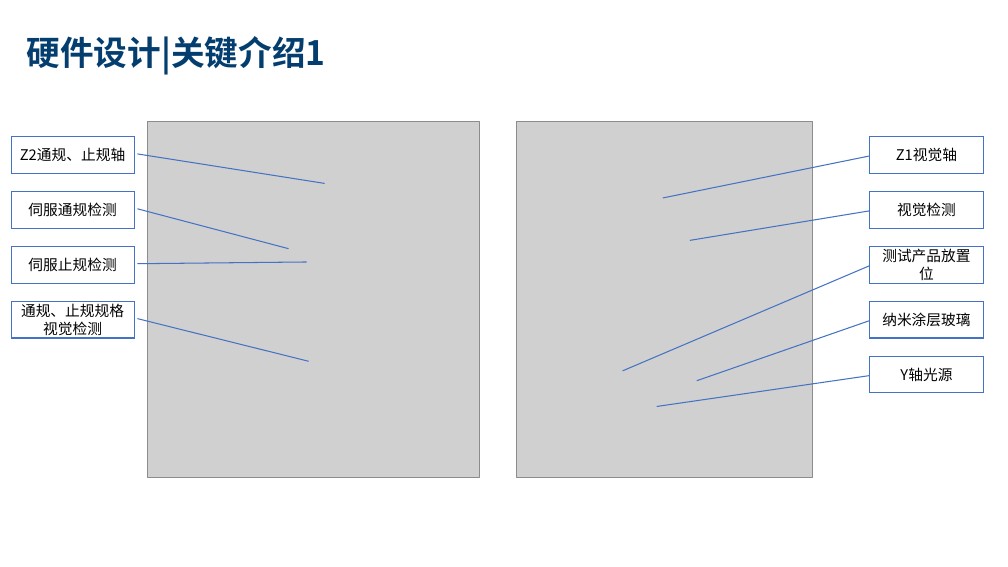
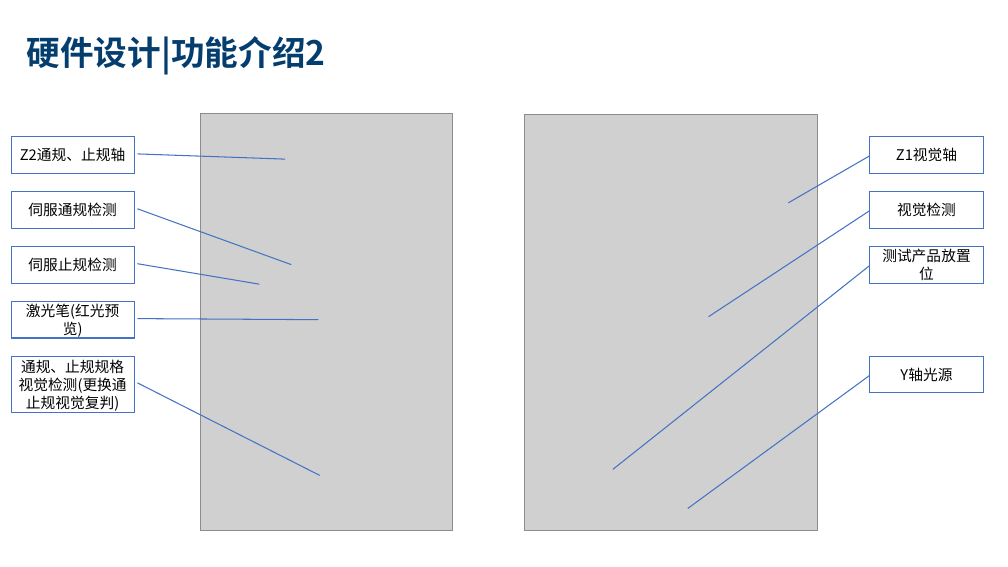
Before and after one commit to wanglvhh/Solution_2021, a slide deck: slide 10 of 2022/01/BOYD 大幅面散热板外观测量检测项目/BOYD-散热板外观检测解决方案 新版V1.0.0.1.pptx. Drawn at 1008x567 pixels with LibreOffice and Linux fonts; fonts in the diff are those of the drawing; grey boxes stand for pictures; background and template pictures are left out. Boxes give left, top, right and bottom in pixels: in the first picture for what was removed or moved away, otherwise in the second. Text is boxed around its words. In the diff, an @@ line names an element or a change of style, - is before the commit and + after.

Commit message:
Update BOYD 大幅面散热板外观测量检测项目

```diff
--- a/2022/01/BOYD 大幅面散热板外观测量检测项目/BOYD-散热板外观检测解决方案 新版V1.0.0.1.pptx
+++ b/2022/01/BOYD 大幅面散热板外观测量检测项目/BOYD-散热板外观检测解决方案 新版V1.0.0.1.pptx
@@ title at bbox=[27, 36, 326, 75]: text changed @@
-硬件设计|关键介绍1
+硬件设计|功能介绍2
@@ picture: place and size @@
-picture at bbox=[147, 122, 479, 478]
+picture at bbox=[201, 113, 453, 531]
@@ picture: place and size @@
-picture at bbox=[516, 122, 813, 478]
+picture at bbox=[525, 114, 818, 531]
@@ border callout "测试产品放置位" at bbox=[870, 247, 984, 283]: proportions changed @@
@@ border callout "激光笔(红光预览)" at bbox=[11, 302, 135, 338]: proportions changed @@
@@ text in border callout at bbox=[26, 303, 119, 338]: text changed @@
-通规、止规规格视觉检测
+激光笔(红光预览)
@@ border callout removed at bbox=[870, 302, 984, 338] @@
-纳米涂层玻璃
@@ border callout added at bbox=[11, 356, 135, 413], fill #FFFFFF, outline #4472C4 1 pt, 14 pt, text #000000 @@
+通规、止规规格视觉检测(更换通止规视觉复判)
```
Also in this commit, not shown: 5 other slides changed, 4 slides added, 1 other file.
